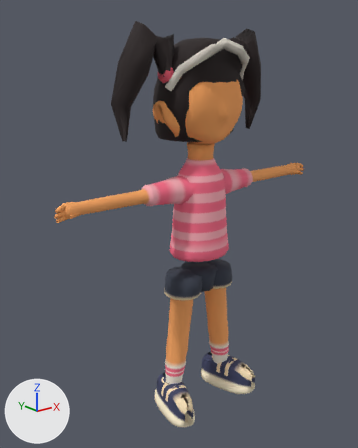
The glTF model public/v2/models/kid_zippy.glb, before and after one commit.
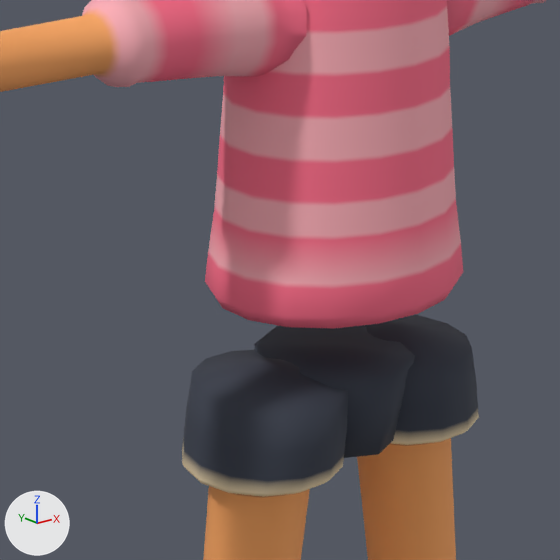
There are two pictures of each version: one whole from a camera (50 mm lens) standing at (-3.26, -3.73, 3.61) and looking at (-0.15, 0.16, 2.05), one close up on the part from 34% to 70% of the width and 42% to 70% of the height. The axes (+X, +Y, +Z) are drawn at lower left. The lights are the same throughout. The first two pictures are the older version. Objects named as collision shapes, trigger or cutter boxes, shadow casters or lower levels of detail are left out. Vertices at exactly the same position are counted once.

The scene before the commit, as lines of its bpy script (objects in view):
```python
me_kid_zippy_lod0_mesh = bpy.data.meshes.new('kid_zippy_LOD0_Mesh')
me_kid_zippy_lod0_mesh.from_pydata(...)  # 3670 vertices, 6984 faces; spans x -1.62..1.62, y -0.45..0.5, z 0.01..4.01
# faces by material slot: [2314, 4142, 456, 72]
me_kid_zippy_lod0_mesh.materials.append(mat_m_body)
me_kid_zippy_lod0_mesh.materials.append(mat_m_uniform)
me_kid_zippy_lod0_mesh.materials.append(mat_m_hair)
me_kid_zippy_lod0_mesh.materials.append(mat_m_accessory)
ob_kid_zippy_lod0 = bpy.data.objects.new('kid_zippy_LOD0', me_kid_zippy_lod0_mesh)
ob_kid_zippy_lod0.location = (0.0, 0.0, 0.0)
```
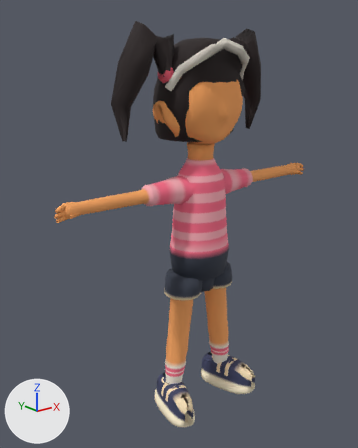
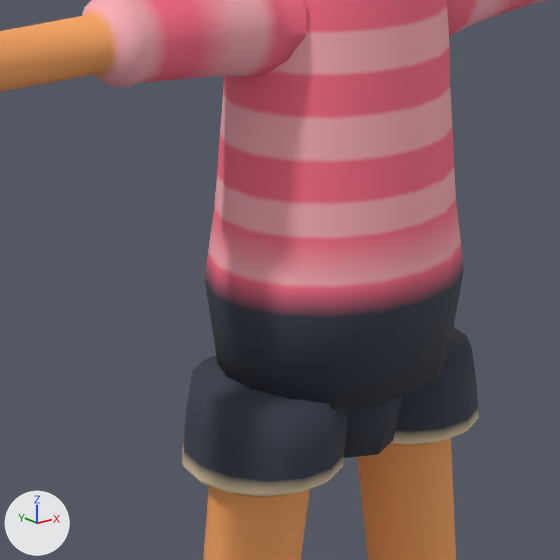
The edits, one by one:
me_kid_zippy_lod0_mesh has 3670 vertices, 6984 faces and spans x -1.62..1.62, y -0.45..0.5, z 0.01..4.01.
me_kid_zippy_lod0_mesh is used by ob_kid_zippy_lod0; location (0.0, 0.0, 0.0).
me_kid_zippy_lod0_mesh part 1: all 18 vertices in x -0.31..0.31, y -0.27..0.27, z 1.75 are scaled about their middle by (0.952, 0.948, 1), then moved by (0.0, 0.0, -0.21).
me_kid_zippy_lod0_mesh part 2: 85 faces centred in x -0.33..0.32, y -0.28..0.28, z 1.75..1.83 are repainted in the vertex colours; the middle colour goes from red #ff6e8b to dark blue #353b49.

Boxes [x1, y1, x2, y2] around the edits, measured in the close-ups (560 x 560 px; the box of a moved part takes in the faces that stretch with it):
'kid_zippy_LOD0', reshaped, recoloured (darker): [0, 0, 546, 560] in both
part 1 of me_kid_zippy_lod0_mesh, moved or reshaped: before [211, 277, 460, 329]; after [205, 273, 463, 409]
part 2 of me_kid_zippy_lod0_mesh, recoloured (darker): before [205, 249, 463, 329]; after [205, 249, 463, 409]
